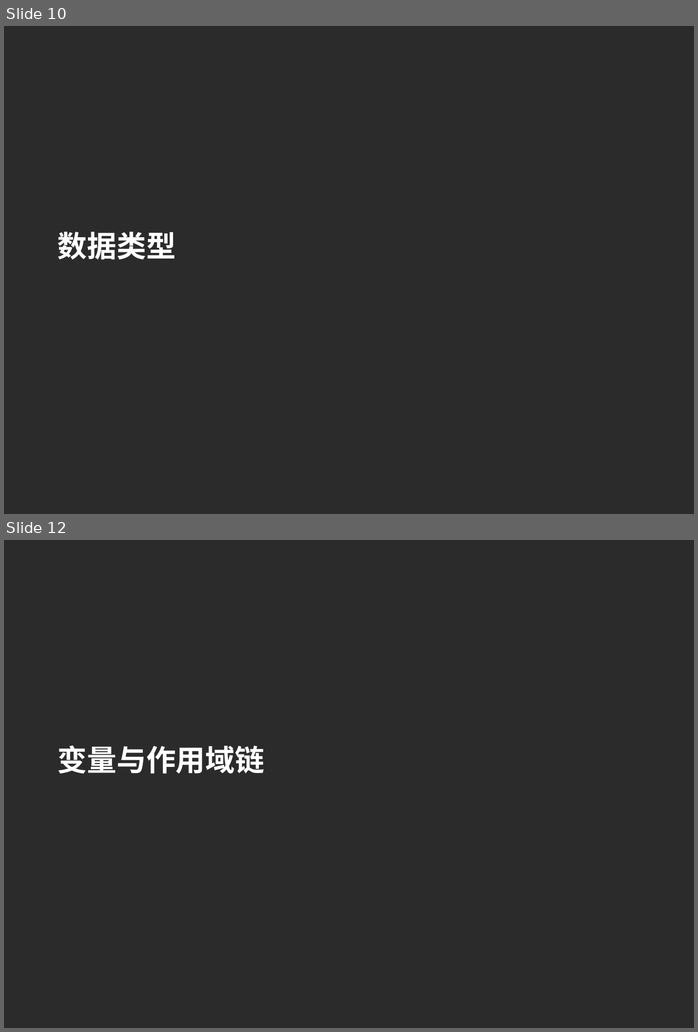
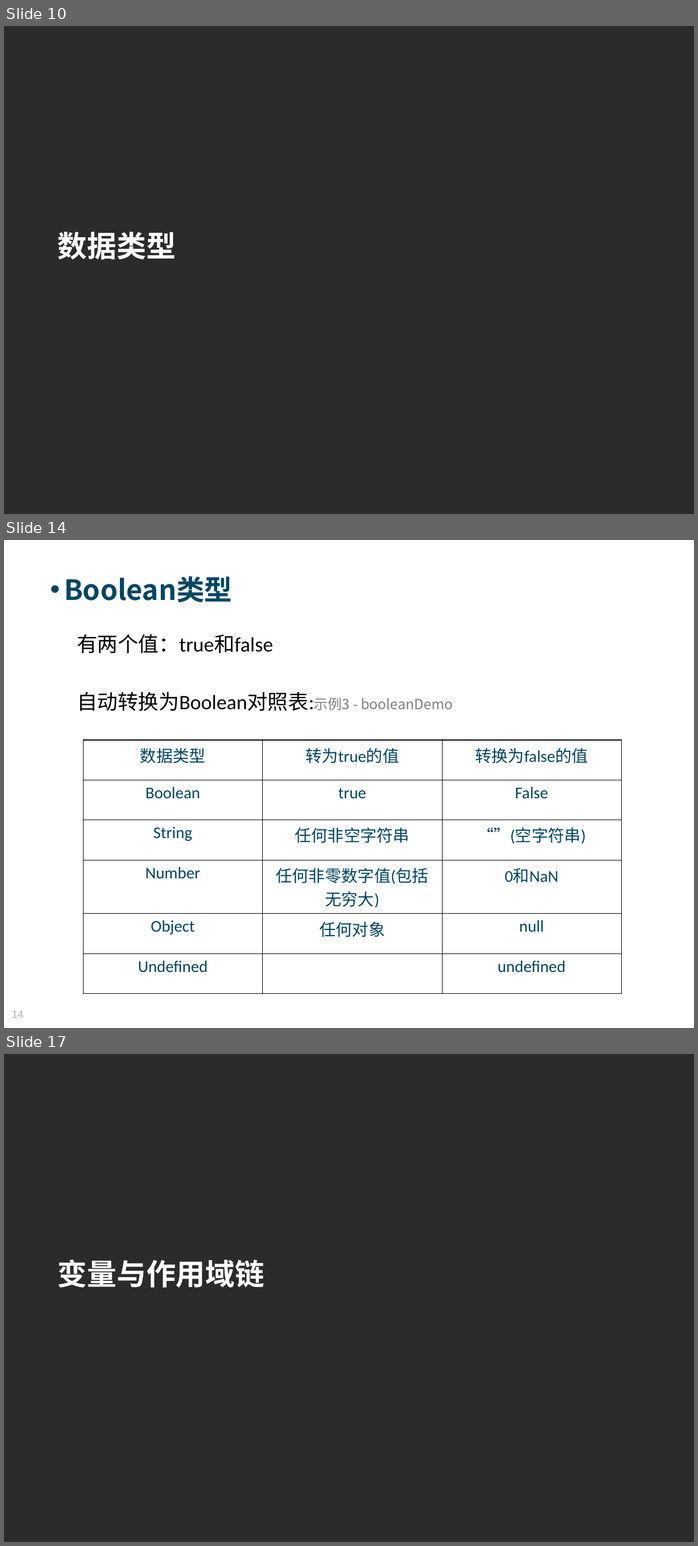
Before and after one commit to Moses824/Train-Javascript-Basic, a slide deck: Train_Javascript_Basic.ppt. Shown one above the other, each under a label of ours: slides 10 and 12 before the commit, slides 10, 14 and 17 after it; the slides between them are not shown. The pictures are 698x1032 and 698x1546 pixels, drawn with LibreOffice and Linux fonts; fonts in the diff are those of the drawing; background and template pictures are left out; a plain dark background stands for a picture behind light text. Boxes give left, top, right and bottom in pixels: in the first picture for what was removed or moved away, otherwise in the second. Text is boxed around its words. In the diff, an @@ line names an element or a change of style, - is before the commit and + after.

```diff
--- a/Train_Javascript_Basic.ppt
+++ b/Train_Javascript_Basic.ppt
@@ slide 14 added at (4,540,694,1028), background picture (left out) @@
@@ text added at (64,576,232,603), 34 pt, text #004664, bold @@
+• Boolean类型
@@ text added at (77,634,453,711), 25 pt, text #000000 @@
+有两个值：true和false
+自动转换为Boolean对照表:示例3 - booleanDemo
@@ table added at (83,740,621,986), 6 rows, 3 columns @@
+数据类型 | 转为true的值 | 转换为false的值
+Boolean | true | False
+String | 任何非空字符串 | “”(空字符串)
+Number | 任何非零数字值(包括无穷大) | 0和NaN
+Object | 任何对象 | null
+Undefined |  | undefined
@@ page number added at (12,1010,24,1018), 13 pt, text #B2B2B2 @@
+14
@@ what was slide 12 is now slide 17 @@
```
Also in this commit, not shown: 3 slides changed, 4 other slides added, 3 other files.
